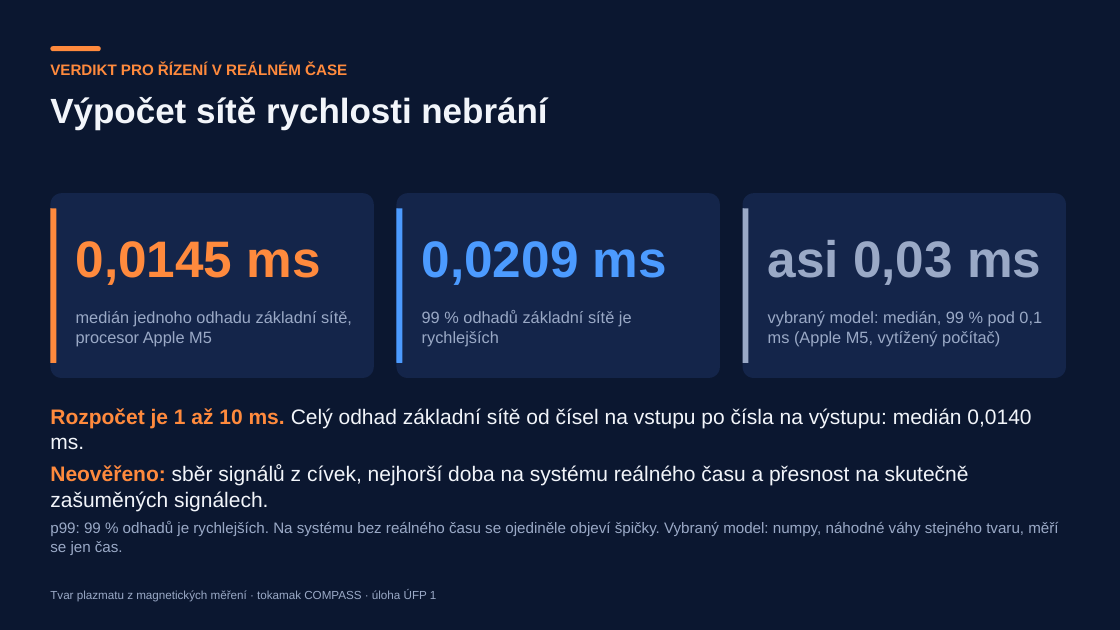
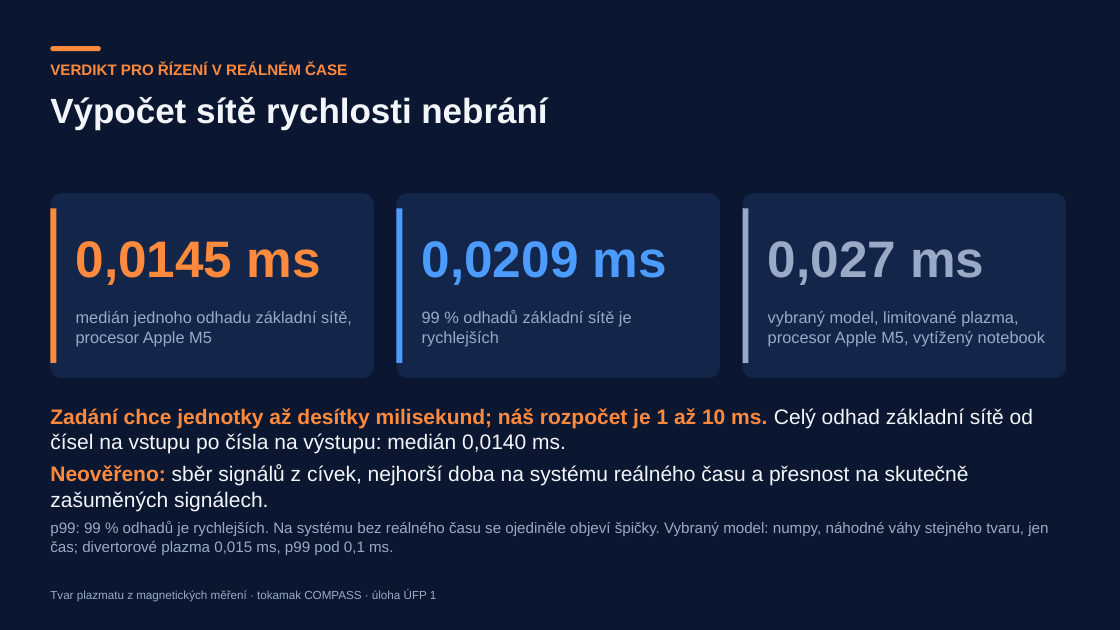
Before and after one commit to mschiller890/hackathon, a slide deck: slide 11 of presentation/deck/slides.pptx. Drawn at 1120x630 pixels with LibreOffice and Linux fonts; fonts in the diff are those of the drawing; background and template pictures are left out. Boxes give left, top, right and bottom in pixels: in the first picture for what was removed or moved away, otherwise in the second. Text is boxed around its words. In the diff, an @@ line names an element or a change of style, - is before the commit and + after.

```diff
--- a/presentation/deck/slides.pptx
+++ b/presentation/deck/slides.pptx
@@ text at (768,241,984,285): text changed @@
-asi 0,03 ms
+0,027 ms
@@ text at (768,311,1045,347): text changed @@
-vybraný model: medián, 99 % pod 0,1 ms (Apple M5, vytížený počítač)
+vybraný model, limitované plazma, procesor Apple M5, vytížený notebook
@@ text at (50,408,1033,453): text changed @@
-Rozpočet je 1 až 10 ms. Celý odhad základní sítě od čísel na vstupu po čísla na výstupu: medián 0,0140 ms.
+Zadání chce jednotky až desítky milisekund; náš rozpočet je 1 až 10 ms. Celý odhad základní sítě od čísel na vstupu po čísla na výstupu: medián 0,0140 ms.
@@ text at (50,521,1048,555): text changed @@
-p99: 99 % odhadů je rychlejších. Na systému bez reálného času se ojediněle objeví špičky. Vybraný model: numpy, náhodné váhy stejného tvaru, měří se jen čas.
+p99: 99 % odhadů je rychlejších. Na systému bez reálného času se ojediněle objeví špičky. Vybraný model: numpy, náhodné váhy stejného tvaru, jen čas; divertorové plazma 0,015 ms, p99 pod 0,1 ms.
```
Also in this commit, not shown: 3 other slides changed, 1 other file.
